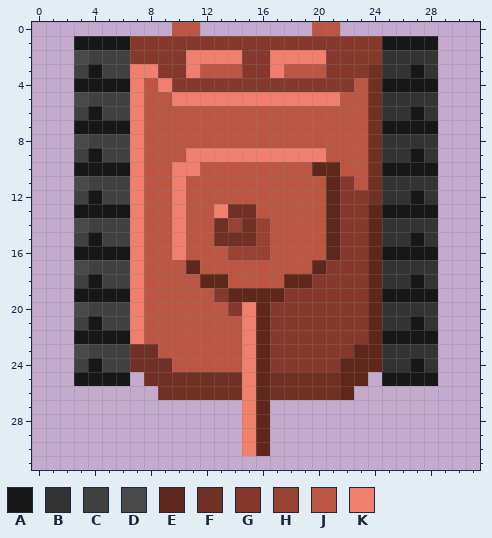
File history of a pixel-art sprite, public/sprites/Tank2_Down.png. The picture above is the old version.
The file is 32x32 pixels. Colours within 5 levels of each other are drawn and written as one.
Palette (. is transparent): A #171717  B #333333  C #414141  D #494949  E #5f271c  F #703023  G #85392c  H #984233  J #bb5643  K #f17f6d
Pixels before, first column x 3:
 0 .......JJ........JJ.......
 1 AAAAGGGGGGGGGGGGGGGGGGAAAA
 2 DCCCGGGGKKKKGGKKKKGGGGBBBB
 3 CACCKKGGKJJJGGKJJJGGGFBBAB
 4 AAAAKJKGGGGGGGGGGGGGJFAAAA
 5 DCCCKJJKKKKKKKKKKKKJJFBBBB
 6 CACCKJJJJJJJJJJJJJJJJFBBAB
 7 AAAAKJJJJJJJJJJJJJJJJFAAAA
 8 DCCCKJJJJJJJJJJJJJJJJFBBBB
 9 CACCKJJJKKKKKKKKKKJJJFBBAB
10 AAAAKJJKKJJJJJJJJEEJJFAAAA
11 DCCCKJJKJJJJJJJJJJEGJFBBBB
12 CACCKJJKJJJJJJJJJJEGGFBBAB
13 AAAAKJJKJJKFFJJJJJEGGEAAAA
14 DCCCKJJKJJFHFHJJJJEGGEBBBB
15 CACCKJJKJJFFFHJJJJEGGEBBAB
16 AAAAKJJKJJJHHHJJJJEGGEAAAA
17 DCCCKJJJEJJJJJJJJEGGGEBBBB
18 CACCKJJJJEEJJJJEEGGGGEBBAB
19 AAAAKJJJJJGEEEEGGGGGGEAAAA
20 DCCCKJJJJJJGKEGGGGGGGEBBBB
21 CACCKJJJJJJJKEGGGGGGGEBBAB
22 AAAAKJJJJJJJKEGGGGGGGEAAAA
23 DCCCFFJJJJJJKEGGGGGGEEBBBB
24 CACCFFFJJJJJKEGGGGGEEEBBAB
25 AAAA.FFFFFFFKEFFFFFEE.AAAA
26 ......FFFFFFKEFFFFFE......
27 ............KE............
28 ............KE............
29 ............KE............
30 ............KE............
The result:
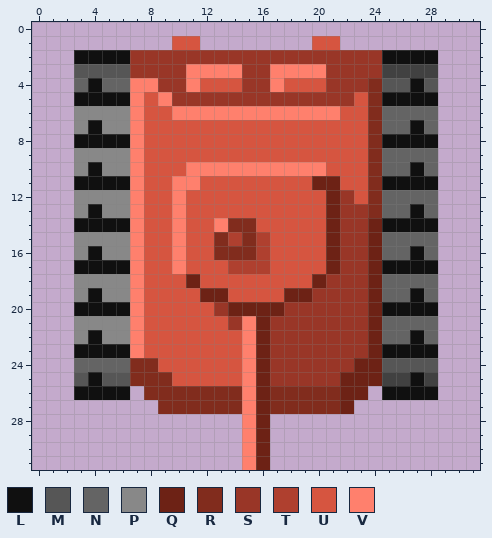
Colours new in this view: L #101010  M #565656  N #646464  P #888888  Q #6d2215  R #812c1d  S #993627  T #af402f  U #d65540  V #ff806d
Edits made:
Changed rows in their new state; - is an unchanged pixel.
first column x 3:
 0 -------..--------..-------
 1 .......UU........UU.......
 2 LLLLSSSSSSSSSSSSSSSSSSLLLL
 3 MMMMSSSSVVVVSSVVVVSSSSCCCC
 4 NLNNVVSSVUUUSSVUUUSSSRMMLM
 5 LLLLVUVSSSSSSSSSSSSSURLLLL
 6 PPPPVUUVVVVVVVVVVVVUURNNNN
 7 PLPPVUUUUUUUUUUUUUUUURNNLN
 8 LLLLVUUUUUUUUUUUUUUUURLLLL
 9 PPPPVUUUUUUUUUUUUUUUURNNNN
10 PLPPVUUUVVVVVVVVVVUUURNNLN
11 LLLLVUUVVUUUUUUUUQQUURLLLL
12 PPPPVUUVUUUUUUUUUUQSURNNNN
13 PLPPVUUVUUUUUUUUUUQSSRNNLN
14 LLLLVUUVUUVRRUUUUUQSSQLLLL
15 PPPPVUUVUURTRTUUUUQSSQNNNN
16 PLPPVUUVUURRRTUUUUQSSQNNLN
17 LLLLVUUVUUUTTTUUUUQSSQLLLL
18 PPPPVUUUQUUUUUUUUQSSSQNNNN
19 PLPPVUUUUQQUUUUQQSSSSQNNLN
20 LLLLVUUUUUSQQQQSSSSSSQLLLL
21 PPPPVUUUUUUSVQSSSSSSSQNNNN
22 PLPPVUUUUUUUVQSSSSSSSQNNLN
23 LLLLVUUUUUUUVQSSSSSSSQLLLL
24 NNNNRRUUUUUUVQSSSSSSQQMMMM
25 MLMMRRRUUUUUVQSSSSSQQQCCLC
26 LLLL-RRRRRRRVQRRRRRQQ-LLLL
27 ------RRRRRRVQRRRRRQ------
28 ------------VQ------------
29 ------------VQ------------
30 ------------VQ------------
31 ------------VQ------------
